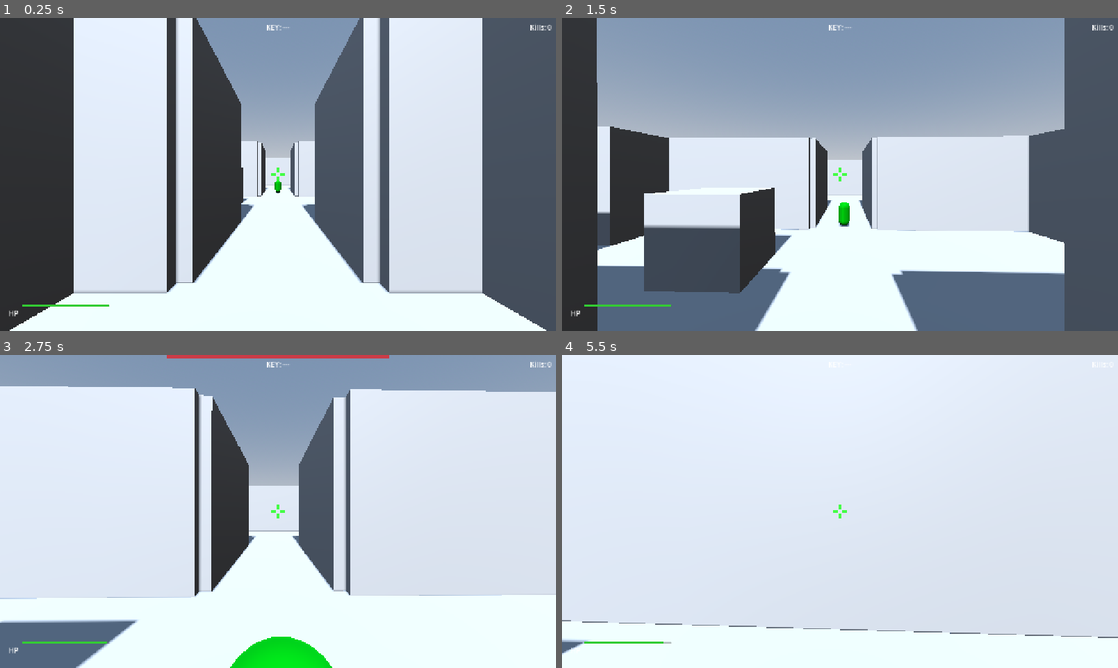
Above: before the commit, frames 1-4 (two rows, left to right).
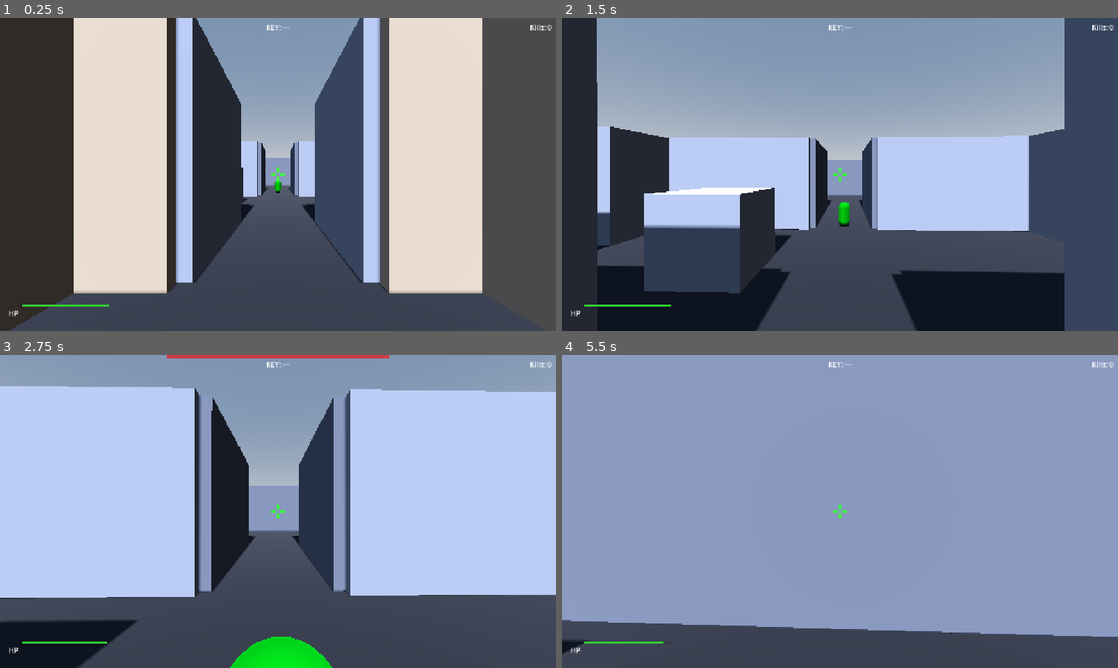
Above: after the commit, the same moments.

Repository: yarlson/hollows
Game: Godot game, scene res://scenes/levels/labyrinth.tscn
The game is run twice, just before and just after one commit, with the same random seed, the same clock (stepped at 60 frames per second) and the same inputs.
Inputs (mouse positions are in pixels of both pictures, inside the frame that each line leads up to):
- Up to frame 1 (0.25 s): no input
- Up to frame 2 (1.5 s): tap Enter at 0.5 s; move the mouse to (867, 174) at 0.52 s; press the mouse at (867, 174) at 0.53 s; hold W (move_forward) from 0.53 s (still down); tap Space (jump) at 0.77 s; move the mouse to (812, 174) at 1.27 s; release the mouse at (812, 174) at 1.28 s; click (812, 174) at 1.35 s
- Up to frame 3 (2.75 s): keep holding W (move_forward); tap Space (jump) at 1.52 s; move the mouse to (289, 505) at 2.02 s; press the mouse at (289, 505) at 2.03 s
- Up to frame 4 (5.5 s): keep holding W (move_forward); move the mouse to (834, 517) at 2.77 s; release the mouse at (834, 517) at 2.78 s; click (834, 517) at 2.85 s; tap Space (jump) at 3.02, 3.77, 4.52 s; move the mouse to (878, 514) at 3.52 s; press the mouse at (878, 514) at 3.53 s; move the mouse to (795, 508) at 4.27 s; release the mouse at (795, 508) at 4.28 s; click (795, 508) at 4.35 s; move the mouse to (845, 511) at 5.02 s; press the mouse at (845, 511) at 5.03 s

The runs differ from the first frame. In frame 1, 53% of the frame differs, in the area x 1-99%, y 0-100%; in frame 2, 40%; in frame 3, 81%; in frame 4, 100%, in the area x 0-100%, y 0-100%.

Commit message:
Add zone-colored materials and accent lighting to labyrinth for visual readability, differentiating spawn (warm gray), south halls (blue-gray), combat rooms (clay), north areas (cool dark), key room (gold tint with warm light), and exit area (green tint with green light) so players can orient and build spatial memory

Diff:
--- a/scenes/levels/labyrinth.tscn
+++ b/scenes/levels/labyrinth.tscn
@@ -30,6 +30,27 @@
 ambient_light_energy = 0.5
 tonemap_mode = 3
 
+[sub_resource type="StandardMaterial3D" id="FloorMaterial"]
+albedo_color = Color(0.2, 0.2, 0.22, 1)
+
+[sub_resource type="StandardMaterial3D" id="SpawnMaterial"]
+albedo_color = Color(0.6, 0.55, 0.5, 1)
+
+[sub_resource type="StandardMaterial3D" id="SouthHallMaterial"]
+albedo_color = Color(0.5, 0.52, 0.58, 1)
+
+[sub_resource type="StandardMaterial3D" id="CombatMaterial"]
+albedo_color = Color(0.55, 0.45, 0.38, 1)
+
+[sub_resource type="StandardMaterial3D" id="NorthMaterial"]
+albedo_color = Color(0.4, 0.42, 0.48, 1)
+
+[sub_resource type="StandardMaterial3D" id="KeyRoomMaterial"]
+albedo_color = Color(0.6, 0.52, 0.35, 1)
+
+[sub_resource type="StandardMaterial3D" id="ExitMaterial"]
+albedo_color = Color(0.4, 0.52, 0.42, 1)
+
 [node name="Labyrinth" type="Node3D"]
 script = ExtResource("0_script")
 
@@ -48,6 +69,7 @@
 collision_layer = 1
 collision_mask = 0
 size = Vector3(36, 1, 36)
+material = SubResource("FloorMaterial")
 
 [node name="SpawnSouth" type="CSGBox3D" parent="Geometry"]
 transform = Transform3D(1, 0, 0, 0, 1, 0, 0, 0, 1, 0, 2, 28)
@@ -55,6 +77,7 @@
 collision_layer = 1
 collision_mask = 0
 size = Vector3(6, 4, 0.5)
+material = SubResource("SpawnMaterial")
 
 [node name="SpawnWest" type="CSGBox3D" parent="Geometry"]
 transform = Transform3D(1, 0, 0, 0, 1, 0, 0, 0, 1, -3, 2, 23)
@@ -62,6 +85,7 @@
 collision_layer = 1
 collision_mask = 0
 size = Vector3(0.5, 4, 10)
+material = SubResource("SpawnMaterial")
 
 [node name="SpawnEast" type="CSGBox3D" parent="Geometry"]
 transform = Transform3D(1, 0, 0, 0, 1, 0, 0, 0, 1, 3, 2, 23)
@@ -69,6 +93,7 @@
 collision_layer = 1
 collision_mask = 0
 size = Vector3(0.5, 4, 10)
+material = SubResource("SpawnMaterial")
 
 [node name="SpawnNorthL" type="CSGBox3D" parent="Geometry"]
 transform = Transform3D(1, 0, 0, 0, 1, 0, 0, 0, 1, -2.25, 2, 22)
@@ -76,6 +101,7 @@
 collision_layer = 1
 collision_mask = 0
 size = Vector3(1.5, 4, 0.5)
+material = SubResource("SpawnMaterial")
 
 [node name="SpawnNorthR" type="CSGBox3D" parent="Geometry"]
 transform = Transform3D(1, 0, 0, 0, 1, 0, 0, 0, 1, 2.25, 2, 22)
@@ -83,6 +109,7 @@
 collision_layer = 1
 collision_mask = 0
 size = Vector3(1.5, 4, 0.5)
+material = SubResource("SpawnMaterial")
 
 [node name="CorridorSWest" type="CSGBox3D" parent="Geometry"]
 transform = Transform3D(1, 0, 0, 0, 1, 0, 0, 0, 1, -1.5, 2, 20)
@@ -90,6 +117,7 @@
 collision_layer = 1
 collision_mask = 0
 size = Vector3(0.5, 4, 4)
+material = SubResource("SouthHallMaterial")
 
 [node name="CorridorSEast" type="CSGBox3D" parent="Geometry"]
 transform = Transform3D(1, 0, 0, 0, 1, 0, 0, 0, 1, 1.5, 2, 20)
@@ -97,6 +125,7 @@
 collision_layer = 1
 collision_mask = 0
 size = Vector3(0.5, 4, 4)
+material = SubResource("SouthHallMaterial")
 
 [node name="SHallSouthL" type="CSGBox3D" parent="Geometry"]
 transform = Transform3D(1, 0, 0, 0, 1, 0, 0, 0, 1, -4.75, 2, 18)
@@ -104,6 +133,7 @@
 collision_layer = 1
 collision_mask = 0
 size = Vector3(6.5, 4, 0.5)
+material = SubResource("SouthHallMaterial")
 
 [node name="SHallSouthR" type="CSGBox3D" parent="Geometry"]
 transform = Transform3D(1, 0, 0, 0, 1, 0, 0, 0, 1, 4.75, 2, 18)
@@ -111,6 +141,7 @@
 collision_layer = 1
 collision_mask = 0
 size = Vector3(6.5, 4, 0.5)
+material = SubResource("SouthHallMaterial")
 
 [node name="SHallNorthL" type="CSGBox3D" parent="Geometry"]
 transform = Transform3D(1, 0, 0, 0, 1, 0, 0, 0, 1, -4.75, 2, 10)
@@ -118,6 +149,7 @@
 collision_layer = 1
 collision_mask = 0
 size = Vector3(6.5, 4, 0.5)
+material = SubResource("SouthHallMaterial")
 
 [node name="SHallNorthR" type="CSGBox3D" parent="Geometry"]
 transform = Transform3D(1, 0, 0, 0, 1, 0, 0, 0, 1, 4.75, 2, 10)
@@ -125,6 +157,7 @@
 collision_layer = 1
 collision_mask = 0
 size = Vector3(6.5, 4, 0.5)
+material = SubResource("SouthHallMaterial")
 
 [node name="SHallWestS" type="CSGBox3D" parent="Geometry"]
 transform = Transform3D(1, 0, 0, 0, 1, 0, 0, 0, 1, -8, 2, 11.25)
@@ -132,6 +165,7 @@
 collision_layer = 1
 collision_mask = 0
 size = Vector3(0.5, 4, 2.5)
+material = SubResource("SouthHallMaterial")
 
 [node name="SHallWestN" type="CSGBox3D" parent="Geometry"]
 transform = Transform3D(1, 0, 0, 0, 1, 0, 0, 0, 1, -8, 2, 16.75)
@@ -139,6 +173,7 @@
 collision_layer = 1
 collision_mask = 0
 size = Vector3(0.5, 4, 2.5)
+material = SubResource("SouthHallMaterial")
 
 [node name="SHallEastS" type="CSGBox3D" parent="Geometry"]
 transform = Transform3D(1, 0, 0, 0, 1, 0, 0, 0, 1, 8, 2, 11.25)
@@ -146,6 +181,7 @@
 collision_layer = 1
 collision_mask = 0
 size = Vector3(0.5, 4, 2.5)
+material = SubResource("SouthHallMaterial")
 
 [node name="SHallEastN" type="CSGBox3D" parent="Geometry"]
 transform = Transform3D(1, 0, 0, 0, 1, 0, 0, 0, 1, 8, 2, 16.75)
@@ -153,6 +189,7 @@
 collision_layer = 1
 collision_mask = 0
 size = Vector3(0.5, 4, 2.5)
+material = SubResource("SouthHallMaterial")
 
 [node name="CombatWNorth" type="CSGBox3D" parent="Geometry"]
 transform = Transform3D(1, 0, 0, 0, 1, 0, 0, 0, 1, -12, 2, 10)
@@ -160,6 +197,7 @@
 collision_layer = 1
 collision_mask = 0
 size = Vector3(8, 4, 0.5)
+material = SubResource("CombatMaterial")
 
 [node name="CombatWSouth" type="CSGBox3D" parent="Geometry"]
 transform = Transform3D(1, 0, 0, 0, 1, 0, 0, 0, 1, -12, 2, 18)
@@ -167,6 +205,7 @@
 collision_layer = 1
 collision_mask = 0
 size = Vector3(8, 4, 0.5)
+material = SubResource("CombatMaterial")
 
 [node name="CombatWWest" type="CSGBox3D" parent="Geometry"]
 transform = Transform3D(1, 0, 0, 0, 1, 0, 0, 0, 1, -16, 2, 14)
@@ -174,6 +213,7 @@
 collision_layer = 1
 collision_mask = 0
 size = Vector3(0.5, 4, 8)
+material = SubResource("CombatMaterial")
 
 [node name="CombatENorth" type="CSGBox3D" parent="Geometry"]
 transform = Transform3D(1, 0, 0, 0, 1, 0, 0, 0, 1, 12, 2, 10)
@@ -181,6 +221,7 @@
 collision_layer = 1
 collision_mask = 0
 size = Vector3(8, 4, 0.5)
+material = SubResource("CombatMaterial")
 
 [node name="CombatESouth" type="CSGBox3D" parent="Geometry"]
 transform = Transform3D(1, 0, 0, 0, 1, 0, 0, 0, 1, 12, 2, 18)
@@ -188,6 +229,7 @@
 collision_layer = 1
 collision_mask = 0
 size = Vector3(8, 4, 0.5)
+material = SubResource("CombatMaterial")
 
 [node name="CombatEEast" type="CSGBox3D" parent="Geometry"]
 transform = Transform3D(1, 0, 0, 0, 1, 0, 0, 0, 1, 16, 2, 14)
@@ -195,6 +237,7 @@
 collision_layer = 1
 collision_mask = 0
 size = Vector3(0.5, 4, 8)
+material = SubResource("CombatMaterial")
 
 [node name="CorridorNWest" type="CSGBox3D" parent="Geometry"]
 transform = Transform3D(1, 0, 0, 0, 1, 0, 0, 0, 1, -1.5, 2, 7)
@@ -202,6 +245,7 @@
 collision_layer = 1
 collision_mask = 0
 size = Vector3(0.5, 4, 6)
+material = SubResource("NorthMaterial")
 
 [node name="CorridorNEast" type="CSGBox3D" parent="Geometry"]
 transform = Transform3D(1, 0, 0, 0, 1, 0, 0, 0, 1, 1.5, 2, 7)
@@ -209,6 +253,7 @@
 collision_layer = 1
 collision_mask = 0
 size = Vector3(0.5, 4, 6)
+material = SubResource("NorthMaterial")
 
 [node name="NorthWall" type="CSGBox3D" parent="Geometry"]
 transform = Transform3D(1, 0, 0, 0, 1, 0, 0, 0, 1, 0, 2, -4)
@@ -216,6 +261,7 @@
 collision_layer = 1
 collision_mask = 0
 size = Vector3(32, 4, 0.5)
+material = SubResource("NorthMaterial")
 
 [node name="NHallSouthL" type="CSGBox3D" parent="Geometry"]
 transform = Transform3D(1, 0, 0, 0, 1, 0, 0, 0, 1, -4.75, 2, 4)
@@ -223,6 +269,7 @@
 collision_layer = 1
 collision_mask = 0
 size = Vector3(6.5, 4, 0.5)
+material = SubResource("NorthMaterial")
 
 [node name="NHallSouthR" type="CSGBox3D" parent="Geometry"]
 transform = Transform3D(1, 0, 0, 0, 1, 0, 0, 0, 1, 4.75, 2, 4)
@@ -230,6 +277,7 @@
 collision_layer = 1
 collision_mask = 0
 size = Vector3(6.5, 4, 0.5)
+material = SubResource("NorthMaterial")
 
 [node name="NHallWestUpper" type="CSGBox3D" parent="Geometry"]
 transform = Transform3D(1, 0, 0, 0, 1, 0, 0, 0, 1, -8, 2, -2.25)
@@ -237,6 +285,7 @@
 collision_layer = 1
 collision_mask = 0
 size = Vector3(0.5, 4, 3.5)
+material = SubResource("NorthMaterial")
 
 [node name="NHallWestLower" type="CSGBox3D" parent="Geometry"]
 transform = Transform3D(1, 0, 0, 0, 1, 0, 0, 0, 1, -8, 2, 3.25)
@@ -244,6 +293,7 @@
 collision_layer = 1
 collision_mask = 0
 size = Vector3(0.5, 4, 1.5)
+material = SubResource("NorthMaterial")
 
 [node name="NHallEastUpper" type="CSGBox3D" parent="Geometry"]
 transform = Transform3D(1, 0, 0, 0, 1, 0, 0, 0, 1, 8, 2, -2.75)
@@ -251,6 +301,7 @@
 collision_layer = 1
 collision_mask = 0
 size = Vector3(0.5, 4, 2.5)
+material = SubResource("NorthMaterial")
 
 [node name="NHallEastLower" type="CSGBox3D" parent="Geometry"]
 transform = Transform3D(1, 0, 0, 0, 1, 0, 0, 0, 1, 8, 2, 2.75)
@@ -258,6 +309,7 @@
 collision_layer = 1
 collision_mask = 0
 size = Vector3(0.5, 4, 2.5)
+material = SubResource("NorthMaterial")
 
 [node name="KeyRoomSouth" type="CSGBox3D" parent="Geometry"]
 transform = Transform3D(1, 0, 0, 0, 1, 0, 0, 0, 1, 12, 2, 4)
@@ -265,6 +317,7 @@
 collision_layer = 1
 collision_mask = 0
 size = Vector3(8, 4, 0.5)
+material = SubResource("KeyRoomMaterial")
 
 [node name="KeyRoomEast" type="CSGBox3D" parent="Geometry"]
 transform = Transform3D(1, 0, 0, 0, 1, 0, 0, 0, 1, 16, 2, 0)
@@ -272,6 +325,7 @@
 collision_layer = 1
 collision_mask = 0
 size = Vector3(0.5, 4, 8)
+material = SubResource("KeyRoomMaterial")
 
 [node name="NWCorrNorth" type="CSGBox3D" parent="Geometry"]
 transform = Transform3D(1, 0, 0, 0, 1, 0, 0, 0, 1, -10, 2, -0.5)
@@ -279,6 +333,7 @@
 collision_layer = 1
 collision_mask = 0
 size = Vector3(4, 4, 0.5)
+material = SubResource("NorthMaterial")
 
 [node name="NWCorrSouth" type="CSGBox3D" parent="Geometry"]
 transform = Transform3D(1, 0, 0, 0, 1, 0, 0, 0, 1, -10, 2, 2.5)
@@ -286,6 +341,7 @@
 collision_layer = 1
 collision_mask = 0
 size = Vector3(4, 4, 0.5)
+material = SubResource("NorthMaterial")
 
 [node name="DoorFrameUpper" type="CSGBox3D" parent="Geometry"]
 transform = Transform3D(1, 0, 0, 0, 1, 0, 0, 0, 1, -12, 2, -2.25)
@@ -293,6 +349,7 @@
 collision_layer = 1
 collision_mask = 0
 size = Vector3(0.5, 4, 3.5)
+material = SubResource("ExitMaterial")
 
 [node name="DoorFrameLower" type="CSGBox3D" parent="Geometry"]
 transform = Transform3D(1, 0, 0, 0, 1, 0, 0, 0, 1, -12, 2, 3.25)
@@ -300,6 +357,7 @@
 collision_layer = 1
 collision_mask = 0
 size = Vector3(0.5, 4, 1.5)
+material = SubResource("ExitMaterial")
 
 [node name="ExitRoomSouth" type="CSGBox3D" parent="Geometry"]
 transform = Transform3D(1, 0, 0, 0, 1, 0, 0, 0, 1, -14, 2, 4)
@@ -307,6 +365,7 @@
 collision_layer = 1
 collision_mask = 0
 size = Vector3(4, 4, 0.5)
+material = SubResource("ExitMaterial")
 
 [node name="ExitRoomWest" type="CSGBox3D" parent="Geometry"]
 transform = Transform3D(1, 0, 0, 0, 1, 0, 0, 0, 1, -16, 2, 0)
@@ -314,6 +373,7 @@
 collision_layer = 1
 collision_mask = 0
 size = Vector3(0.5, 4, 8)
+material = SubResource("ExitMaterial")
 
 [node name="PerimWest" type="CSGBox3D" parent="Geometry"]
 transform = Transform3D(1, 0, 0, 0, 1, 0, 0, 0, 1, -16, 2, 7)
@@ -321,6 +381,7 @@
 collision_layer = 1
 collision_mask = 0
 size = Vector3(0.5, 4, 6)
+material = SubResource("CombatMaterial")
 
 [node name="PerimEast" type="CSGBox3D" parent="Geometry"]
 transform = Transform3D(1, 0, 0, 0, 1, 0, 0, 0, 1, 16, 2, 7)
@@ -328,6 +389,7 @@
 collision_layer = 1
 collision_mask = 0
 size = Vector3(0.5, 4, 6)
+material = SubResource("CombatMaterial")
 
 [node name="SouthHallPillar" type="CSGBox3D" parent="Geometry"]
 transform = Transform3D(1, 0, 0, 0, 1, 0, 0, 0, 1, -3, 1, 14)
@@ -335,6 +397,7 @@
 collision_layer = 1
 collision_mask = 0
 size = Vector3(2, 2, 2)
+material = SubResource("SouthHallMaterial")
 
 [node name="CombatWCover" type="CSGBox3D" parent="Geometry"]
 transform = Transform3D(1, 0, 0, 0, 1, 0, 0, 0, 1, -12, 0.5, 14)
@@ -342,6 +405,7 @@
 collision_layer = 1
 collision_mask = 0
 size = Vector3(4, 1, 1)
+material = SubResource("CombatMaterial")
 
 [node name="CombatEBox" type="CSGBox3D" parent="Geometry"]
 transform = Transform3D(1, 0, 0, 0, 1, 0, 0, 0, 1, 12, 0.75, 12)
@@ -349,6 +413,7 @@
 collision_layer = 1
 collision_mask = 0
 size = Vector3(1.5, 1.5, 1.5)
+material = SubResource("CombatMaterial")
 
 [node name="NorthHallPillar" type="CSGBox3D" parent="Geometry"]
 transform = Transform3D(1, 0, 0, 0, 1, 0, 0, 0, 1, 3, 1.5, 1)
@@ -356,6 +421,7 @@
 collision_layer = 1
 collision_mask = 0
 size = Vector3(1.5, 3, 1.5)
+material = SubResource("NorthMaterial")
 
 [node name="KeyRoomCover" type="CSGBox3D" parent="Geometry"]
 transform = Transform3D(1, 0, 0, 0, 1, 0, 0, 0, 1, 12, 0.5, 0)
@@ -363,6 +429,7 @@
 collision_layer = 1
 collision_mask = 0
 size = Vector3(3, 1, 1)
+material = SubResource("KeyRoomMaterial")
 
 [node name="NorthHallColumn" type="CSGBox3D" parent="Geometry"]
 transform = Transform3D(1, 0, 0, 0, 1, 0, 0, 0, 1, -4, 1.5, 0)
@@ -370,6 +437,19 @@
 collision_layer = 1
 collision_mask = 0
 size = Vector3(1, 3, 1)
+material = SubResource("NorthMaterial")
+
+[node name="KeyRoomLight" type="OmniLight3D" parent="Geometry"]
+transform = Transform3D(1, 0, 0, 0, 1, 0, 0, 0, 1, 13, 3.5, 0)
+light_color = Color(1.0, 0.9, 0.6, 1)
+light_energy = 0.6
+omni_range = 8.0
+
+[node name="ExitLight" type="OmniLight3D" parent="Geometry"]
+transform = Transform3D(1, 0, 0, 0, 1, 0, 0, 0, 1, -14, 3.5, 1)
+light_color = Color(0.6, 1.0, 0.7, 1)
+light_energy = 0.6
+omni_range = 8.0
 
 [node name="Enemies" type="Node3D" parent="."]
 
Not shown: 1 places in scenes/levels/labyrinth.tscn that only renumber resources
